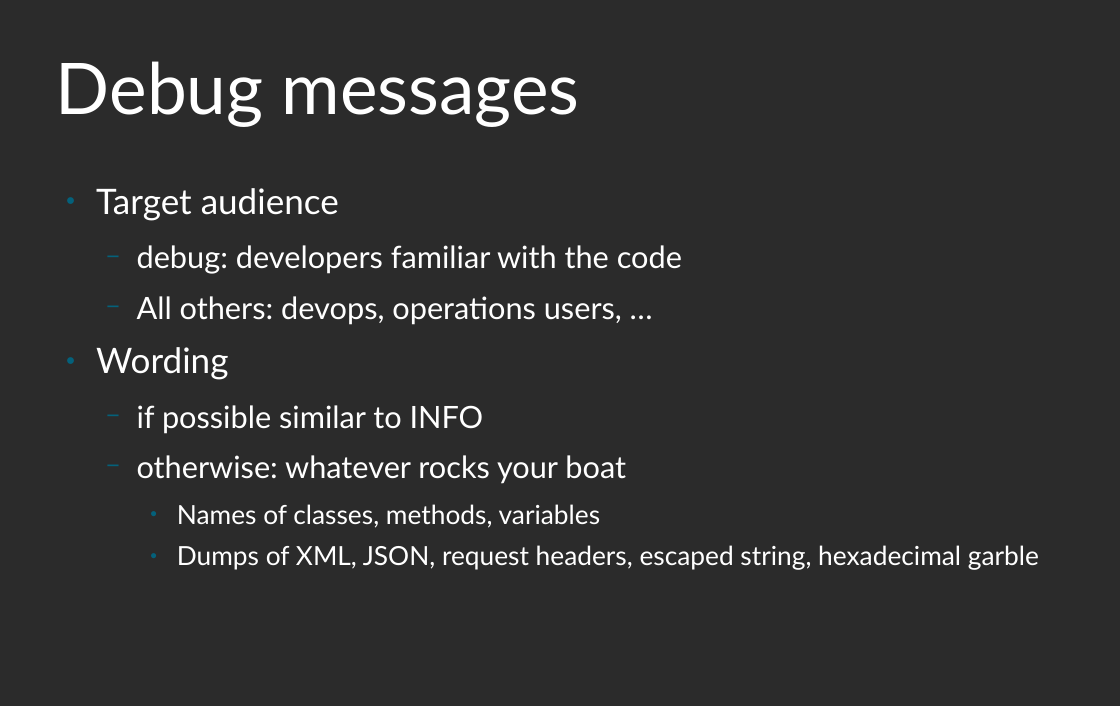
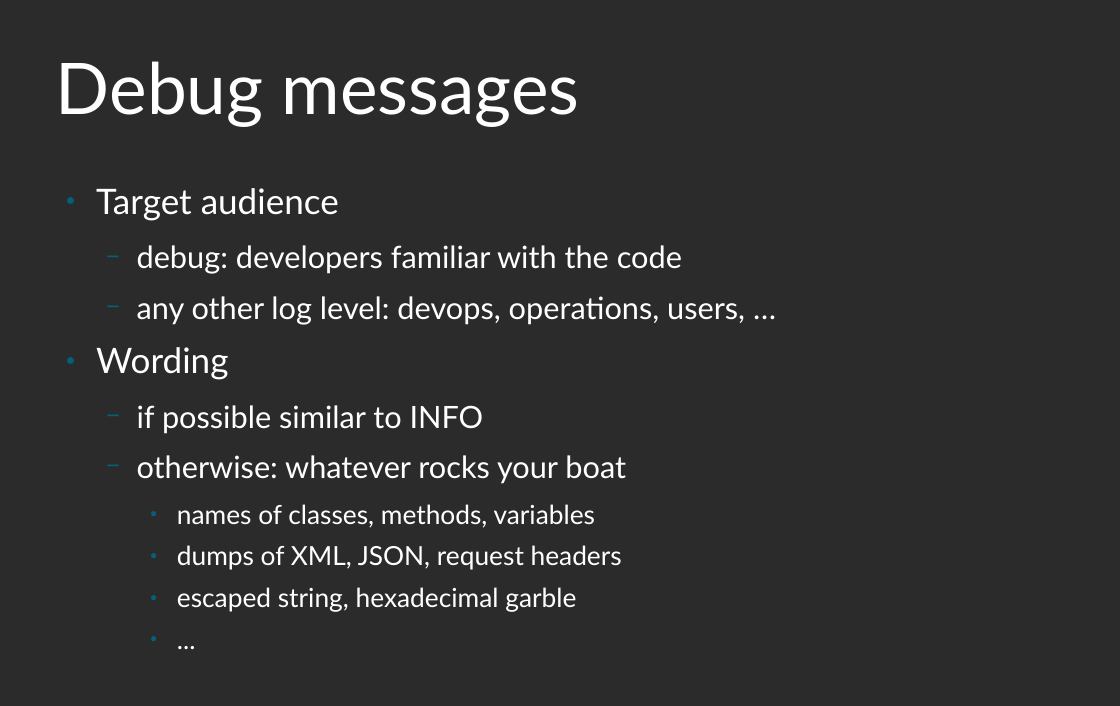
Before and after one commit to roskakori/talks, a slide deck: slide 53 of pygraz/helpful_logging_with_python/Helpful logging with Python.odp (slide 51 before the commit). Drawn at 1120x706 pixels with LibreOffice and Linux fonts; fonts in the diff are those of the drawing; background and template pictures are left out; a plain dark background stands for a picture behind light text. Boxes give left, top, right and bottom in pixels: in the first picture for what was removed or moved away, otherwise in the second. Text is boxed around its words. In the diff, an @@ line names an element or a change of style, - is before the commit and + after.

```diff
--- a/pygraz/helpful_logging_with_python/Helpful logging with Python.odp
+++ b/pygraz/helpful_logging_with_python/Helpful logging with Python.odp
@@ text at (x1=137, y1=296, x2=745, y2=325): text changed @@
-  − All others: devops, operations users, …
+  − any other log level: devops, operations, users, …
@@ text at (x1=177, y1=504, x2=622, y2=612): text changed @@
-    ● Names of classes, methods, variables
-    ● Dumps of XML, JSON, request headers, escaped string, hexadecimal garble
+    ● names of classes, methods, variables
+    ● dumps of XML, JSON, request headers
+    ● escaped string, hexadecimal garble
+    ● ...
```
Also in this commit, not shown: 15 other slides changed, 7 slides added, 6 other files.
